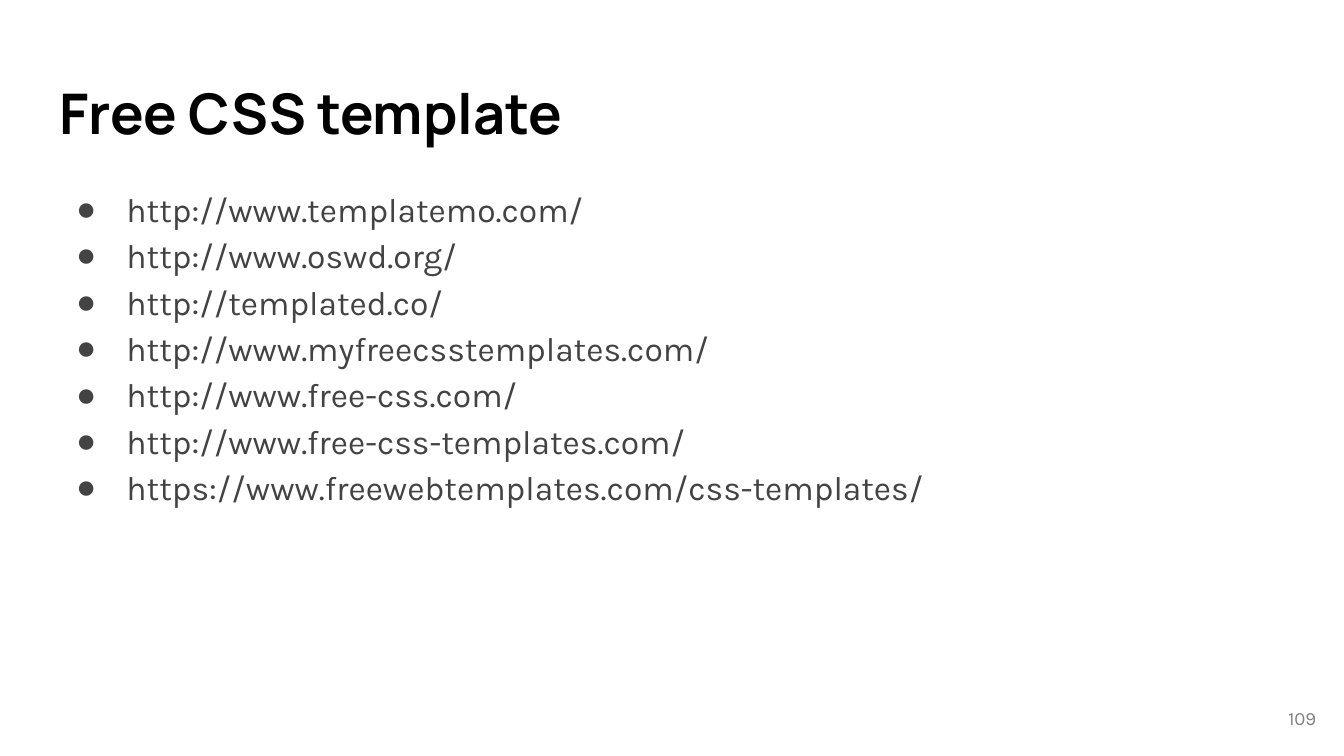
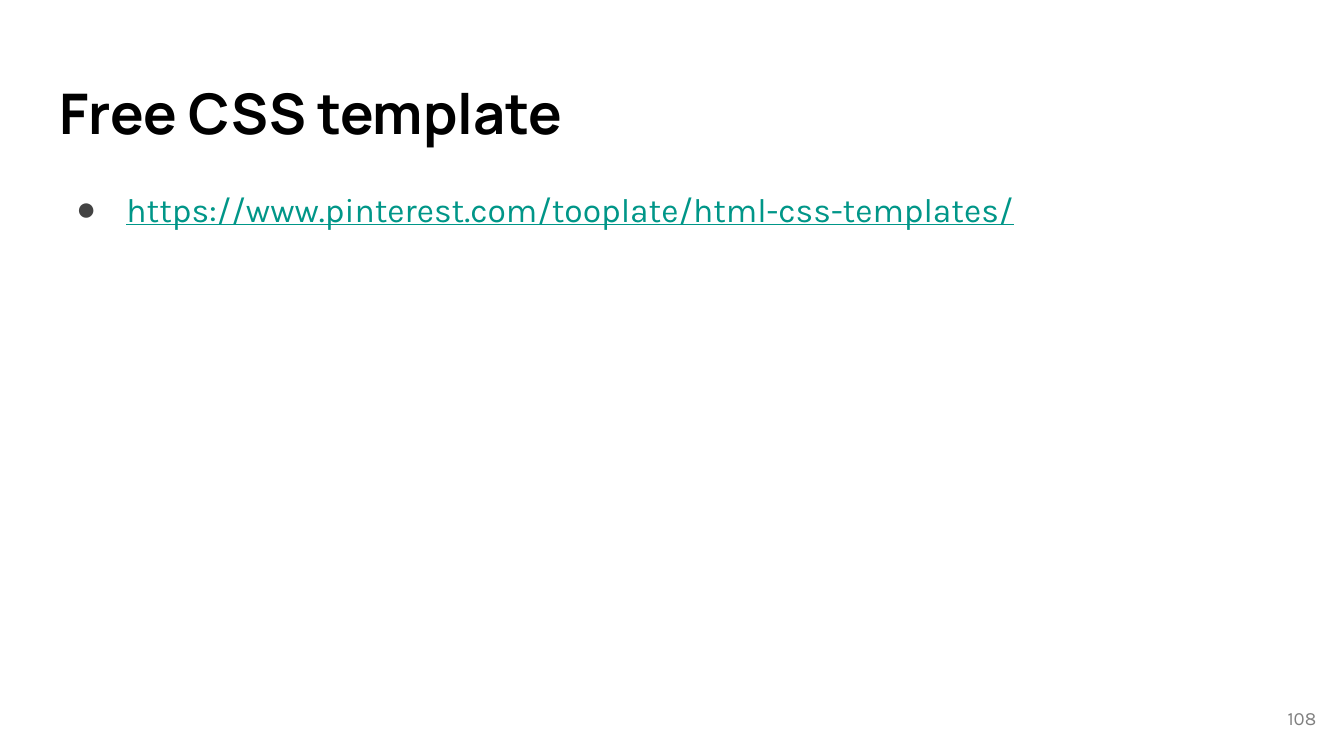
Before and after one commit to lancwyy/WebDev, a slide deck: slide 108 of Lecture_Materials/03-CSS.pptx (slide 109 before the commit). Drawn at 1344x756 pixels with LibreOffice and Linux fonts; fonts in the diff are those of the drawing. Boxes give left, top, right and bottom in pixels: in the first picture for what was removed or moved away, otherwise in the second. Text is boxed around its words. In the diff, an @@ line names an element or a change of style, - is before the commit and + after.

```diff
--- a/Lecture_Materials/03-CSS.pptx
+++ b/Lecture_Materials/03-CSS.pptx
@@ text at (126,197,1013,230): text changed; text colour #434343 to #009688 @@
-● http://www.templatemo.com/
-● http://www.oswd.org/
-● http://templated.co/
-● http://www.myfreecsstemplates.com/
-● http://www.free-css.com/
-● http://www.free-css-templates.com/
-● https://www.freewebtemplates.com/css-templates/
+● https://www.pinterest.com/tooplate/html-css-templates/
@@ page number at (1288,713,1317,725): text changed @@
-109
+108
```
Also in this commit, not shown: 2 other slides changed, 1 slide added, 2 slides removed, 19 other files.
